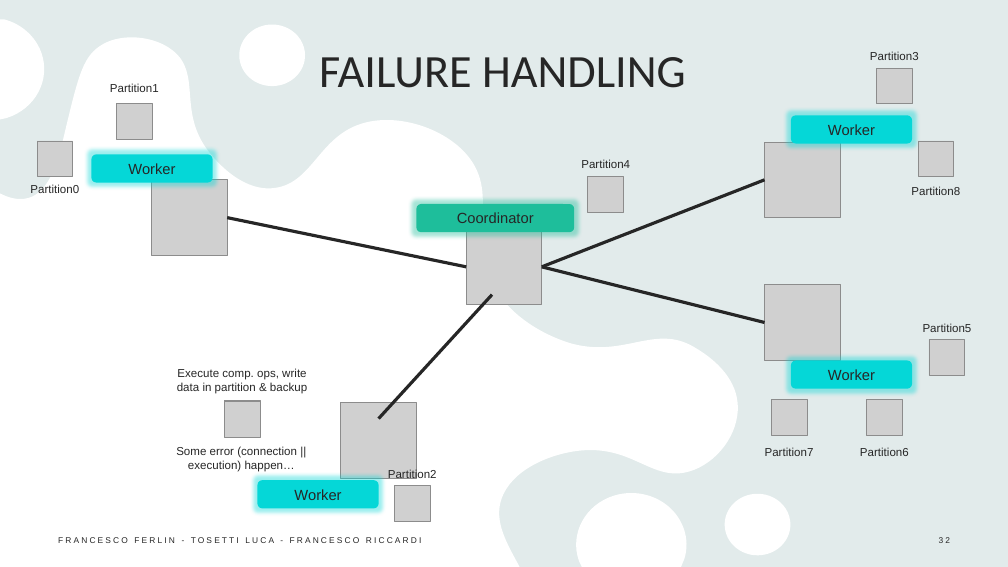
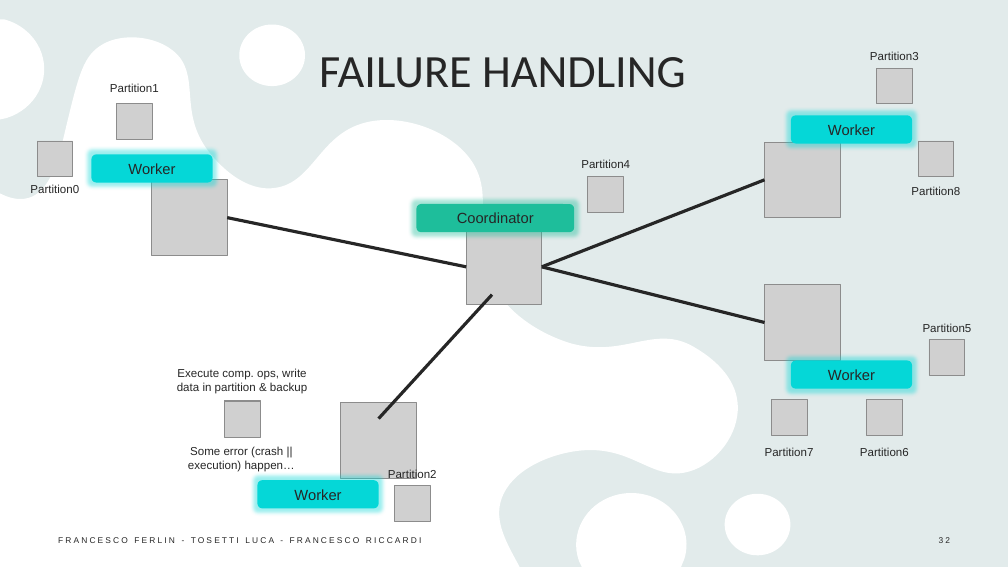
Before and after one commit to Furrrlo/dataflow-platform, a slide deck: slide 32 of DATAFLOW-PLATFORM.pptx. Drawn at 1008x567 pixels with LibreOffice and Linux fonts; fonts in the diff are those of the drawing; grey boxes stand for pictures. Boxes give left, top, right and bottom in pixels: in the first picture for what was removed or moved away, otherwise in the second. Text is boxed around its words. In the diff, an @@ line names an element or a change of style, - is before the commit and + after.

Commit message:
Final pptx update

```diff
--- a/DATAFLOW-PLATFORM.pptx
+++ b/DATAFLOW-PLATFORM.pptx
@@ text at <box>188,446,295,472</box>: text changed @@
-Some error (connection || execution) happen…
+Some error (crash || execution) happen…
```
Also in this commit, not shown: 10 other slides changed.
